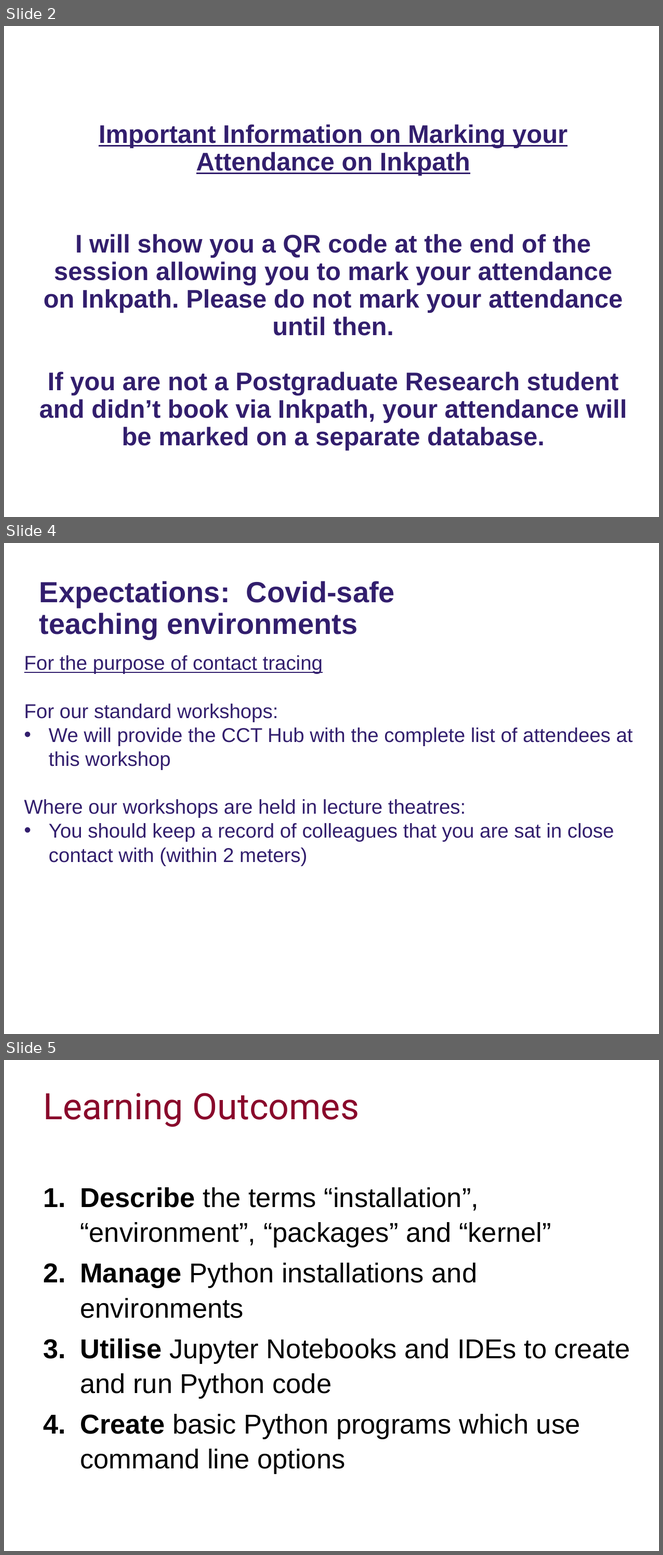
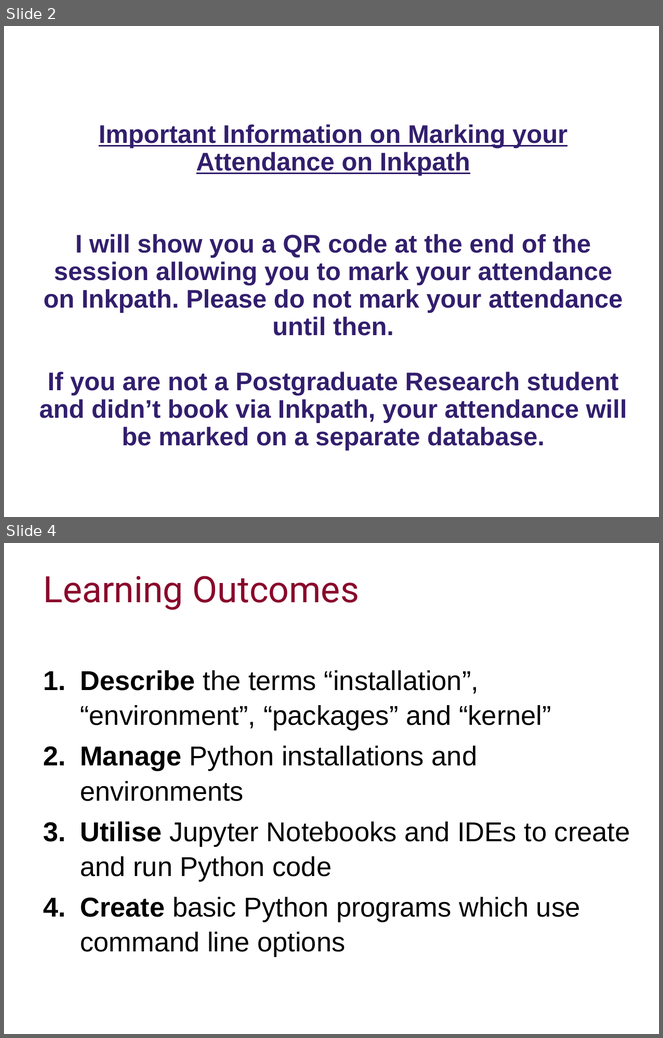
Before and after one commit to ImperialCollegeLondon/RCDS-managing-and-running-python-effectively, a slide deck: Managing and Running Python Effectively.pptx. Shown one above the other, each under a label of ours: slides 2, 4 and 5 before the commit, slides 2 and 4 after it; the slides between them are not shown. The pictures are 663x1555 and 663x1038 pixels, drawn with LibreOffice and Linux fonts; fonts in the diff are those of the drawing; background and template pictures are left out. Boxes give left, top, right and bottom in pixels: in the first picture for what was removed or moved away, otherwise in the second. Text is boxed around its words. In the diff, an @@ line names an element or a change of style, - is before the commit and + after.

Commit message:
Updated Covid info

```diff
--- a/Managing and Running Python Effectively.pptx
+++ b/Managing and Running Python Effectively.pptx
@@ slide 4 removed at box(4, 543, 659, 1034), background #FFFFFF @@
@@ text removed at box(39, 581, 395, 639) @@
-Expectations: Covid-safe teaching environments
@@ subtitle removed at box(24, 655, 633, 866) @@
-For the purpose of contact tracing
-For our standard workshops:
-• We will provide the CCT Hub with the complete list of attendees at this workshop
-Where our workshops are held in lecture theatres:
-• You should keep a record of colleagues that you are sat in close contact with (within 2 meters)
@@ what was slide 5 is now slide 4 @@
```
Also in this commit, not shown: 1 slide changed.
